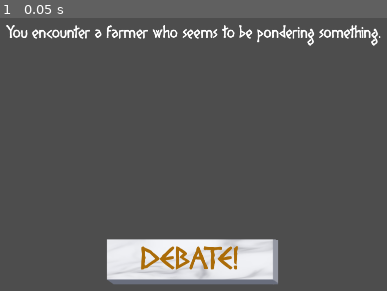
Above: before the commit, frame 1.
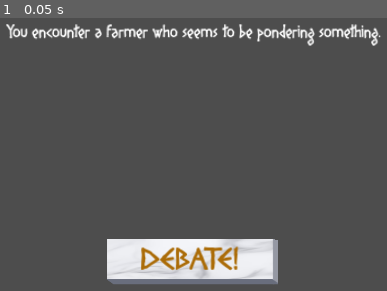
Above: after the commit, the same moment.

Repository: hulien22/ldjam54
Game: Godot game, scene res://scenes/combat.tscn
Same seed, same stepped clock (60 frames per second), same inputs: the game is played once before the commit and once after it. This scene is started directly instead of the project's main scene.
Inputs:
- Up to frame 1 (0.05 s): no input

The runs differ from the first frame. In frame 1, 2.8% of the frame differs, in the area x 1-99%, y 2-96%.

Commit message:
add tutorial manager

Diff:
--- a/project.godot
+++ b/project.godot
@@ -19,12 +19,13 @@
 
 Global="*res://scripts/Global.gd"
 AudioPlayer="*res://scenes/AudioPlayer.tscn"
+TutorialManager="*res://scripts/tutorial_manager.gd"
 
 [display]
 
 window/size/viewport_width=1920
 window/size/viewport_height=1080
-window/stretch/mode="viewport"
+window/stretch/mode="canvas_items"
 
 [input]
 
--- a/scenes/combat.tscn
+++ b/scenes/combat.tscn
@@ -1,9 +1,10 @@
-[gd_scene load_steps=15 format=3 uid="uid://b1qd4jib7m856"]
+[gd_scene load_steps=17 format=3 uid="uid://b1qd4jib7m856"]
 
 [ext_resource type="Script" path="res://scripts/combat.gd" id="1_uqive"]
 [ext_resource type="PackedScene" uid="uid://c7krcwyoak4cs" path="res://scenes/marblebutton.tscn" id="2_e6uob"]
 [ext_resource type="FontFile" uid="uid://cshv7yax3y1kc" path="res://fonts/DIOGENES.ttf" id="2_m3vsr"]
 [ext_resource type="PackedScene" uid="uid://bcagiv8ky6l6c" path="res://scenes/Brain.tscn" id="4_kcjvg"]
+[ext_resource type="Script" path="res://scripts/tutorial_obj.gd" id="4_oqwcj"]
 
 [sub_resource type="LabelSettings" id="LabelSettings_8kaqr"]
 font = ExtResource("2_m3vsr")
@@ -12,6 +13,10 @@
 [sub_resource type="LabelSettings" id="LabelSettings_qpt4k"]
 font = ExtResource("2_m3vsr")
 font_size = 40
+
+[sub_resource type="LabelSettings" id="LabelSettings_7d5vn"]
+font = ExtResource("2_m3vsr")
+font_size = 36
 
 [sub_resource type="LabelSettings" id="LabelSettings_au43t"]
 font = ExtResource("2_m3vsr")
@@ -172,6 +177,20 @@
 offset_bottom = 510.0
 color = Color(1, 0.623529, 0.988235, 1)
 
+[node name="Tutorial" type="Label" parent="ConstructArgBox"]
+modulate = Color(1, 0.843137, 0.615686, 1)
+offset_left = 8.0
+offset_top = 237.0
+offset_right = 609.0
+offset_bottom = 812.0
+text = "Click on words in your brain to make a compelling argument"
+label_settings = SubResource("LabelSettings_7d5vn")
+horizontal_alignment = 1
+vertical_alignment = 1
+autowrap_mode = 3
+script = ExtResource("4_oqwcj")
+tut_name = "tutorial_cosntructarg"
+
 [node name="Label" type="Label" parent="ConstructArgBox"]
 offset_left = 35.0
 offset_top = 23.0
--- a/scenes/library.tscn
+++ b/scenes/library.tscn
@@ -7,6 +7,10 @@
 [sub_resource type="LabelSettings" id="LabelSettings_tursl"]
 font = ExtResource("2_0774d")
 font_size = 40
+
+[sub_resource type="LabelSettings" id="LabelSettings_rekbd"]
+font = ExtResource("2_0774d")
+font_size = 36
 
 [node name="library" type="Node2D"]
 script = ExtResource("1_2gysf")
@@ -22,6 +26,20 @@
 vertical_alignment = 1
 autowrap_mode = 3
 
+[node name="StartTutorial" type="Label" parent="."]
+modulate = Color(1, 0.843137, 0.615686, 1)
+offset_left = 8.0
+offset_top = 237.0
+offset_right = 609.0
+offset_bottom = 812.0
+text = "Drag and drop tiles into your brain
+
+Right click while holding to rotate"
+label_settings = SubResource("LabelSettings_rekbd")
+horizontal_alignment = 1
+vertical_alignment = 1
+autowrap_mode = 3
+
 [node name="Button" parent="." instance=ExtResource("3_x84ab")]
 position = Vector2(952, 994)
 text = "CONTINUE"
--- a/scripts/library.gd
+++ b/scripts/library.gd
@@ -21,7 +21,9 @@
 
 	if type == LibraryType.FIRST_ROOM:
 		#Show drag and drop and rotate help
-		pass
+		$StartTutorial.show();
+	else:
+		$StartTutorial.hide();
 
 func update_button(num_on_grid: int):
 	if (num_on_grid >= 3):
--- /dev/null
+++ b/scripts/tutorial_manager.gd
@@ -0,0 +1,10 @@
+extends Node
+
+var completed_tutorials:Array[String] = [];
+
+# returns if this is the first time we've done this tutorial
+func add_tutorial(tut_name:String) -> bool:
+	if completed_tutorials.has(tut_name):
+		return false;
+	completed_tutorials.append(tut_name);
+	return true;
--- /dev/null
+++ b/scripts/tutorial_obj.gd
@@ -0,0 +1,9 @@
+extends CanvasItem
+
+@export var tut_name:String = "";
+
+func _ready():
+	if TutorialManager.add_tutorial(tut_name):
+		show();
+	else:
+		hide();
Not shown: 1 places in scenes/library.tscn that only renumber resources
